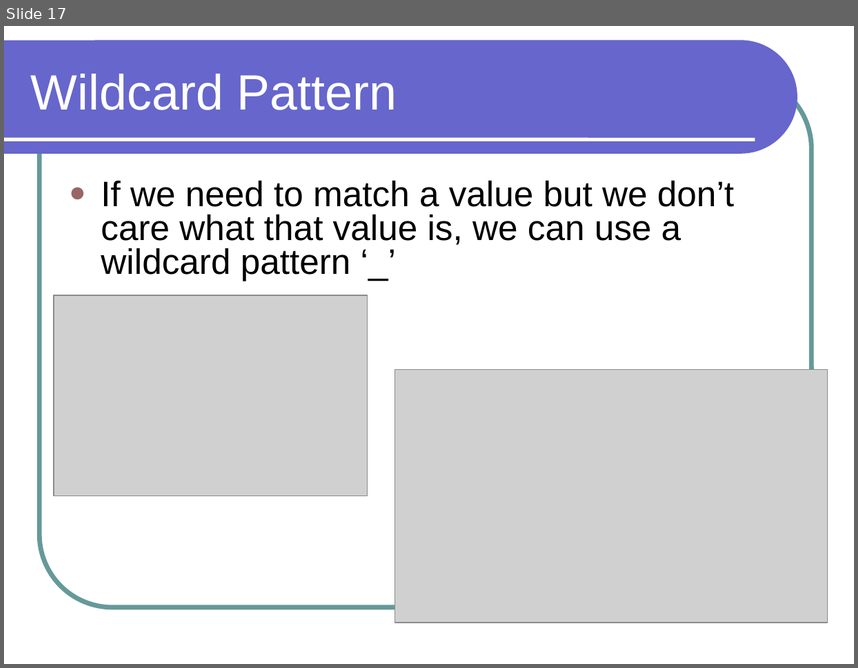
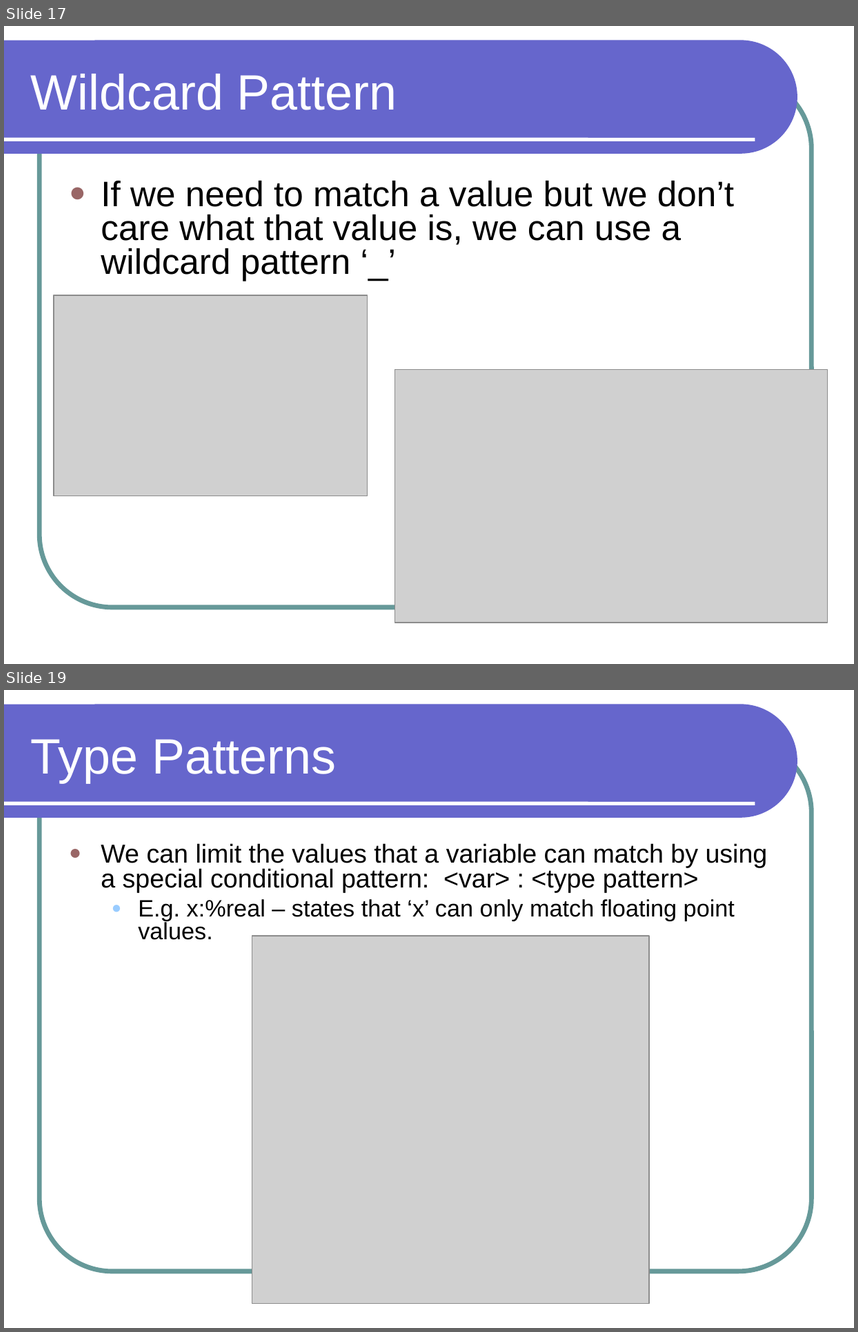
Before and after one commit to lutzhamel/CSC301, a slide deck: notes/csc301-ln013.ppt. Shown one above the other, each under a label of ours: slide 17 before the commit, slides 17 and 19 after it; the slides between them are not shown. The pictures are 858x668 and 858x1332 pixels, drawn with LibreOffice and Linux fonts; fonts in the diff are those of the drawing; grey boxes stand for pictures. Boxes give left, top, right and bottom in pixels: in the first picture for what was removed or moved away, otherwise in the second. Text is boxed around its words. In the diff, an @@ line names an element or a change of style, - is before the commit and + after.

```diff
--- a/notes/csc301-ln013.ppt
+++ b/notes/csc301-ln013.ppt
@@ slide 19 added at [4, 690, 854, 1328], background #FFFFFF; not listed: 3 template elements that a slide beside it also shows @@
@@ title added at [31, 739, 336, 782], 42 pt, text #FFFFFF @@
+Type Patterns
@@ text added at [101, 843, 768, 940], 22 pt, text #000000 @@
+● We can limit the values that a variable can match by using a special conditional pattern: <var> : <type pattern>
+  ● E.g. x:%real – states that ‘x’ can only match floating point values.
@@ picture added at [252, 936, 649, 1303] @@
```
Also in this commit, not shown: 5 other slides added, 1 slide removed, 5 other files.
